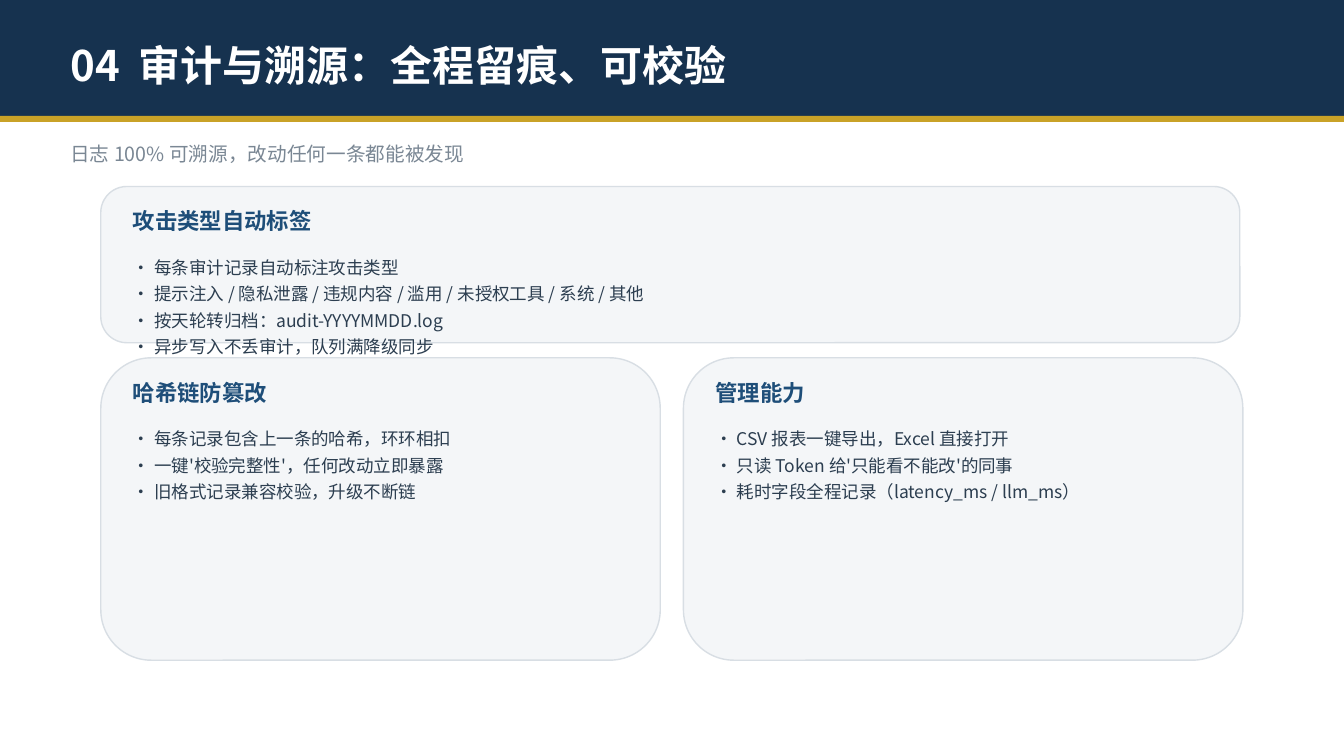
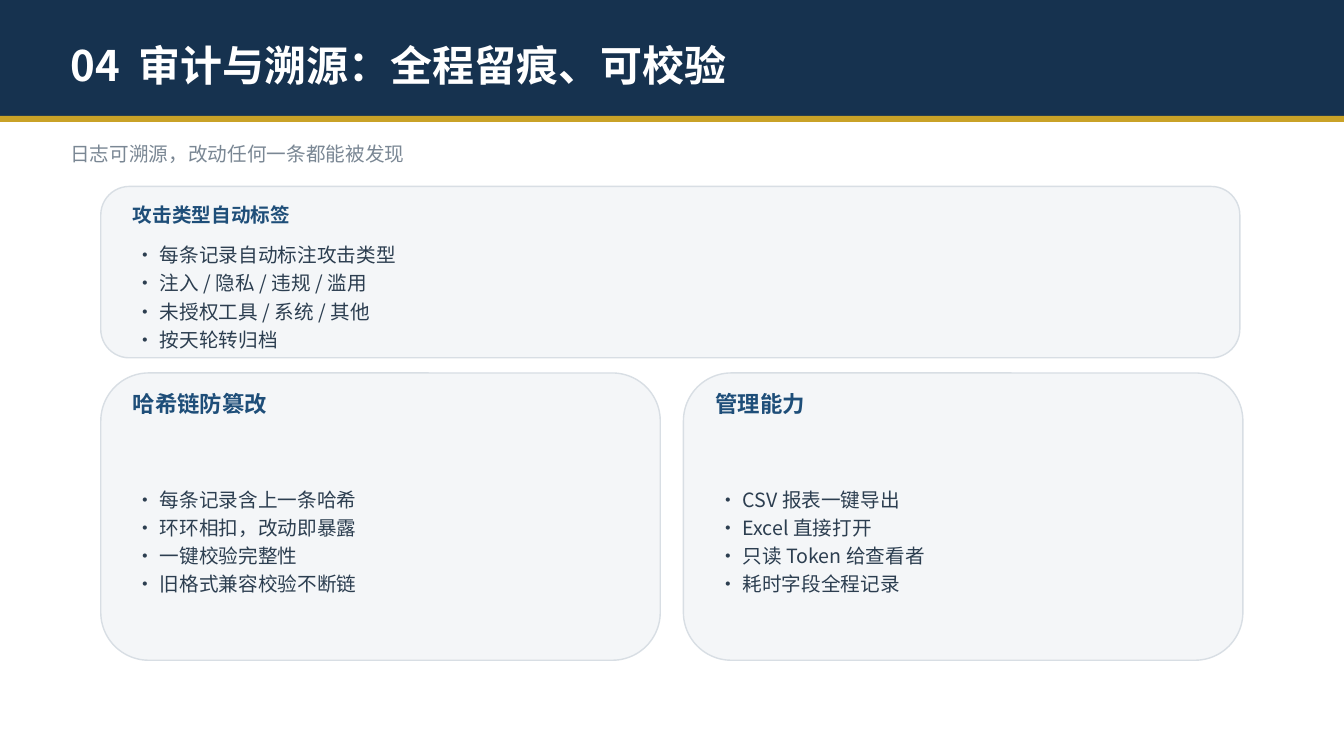
Before and after one commit to zhengyucheng-ktt/security-guard-agent, a slide deck: slide 12 of 安全交互守护智能体-演示.pptx. Drawn at 1344x756 pixels with LibreOffice and Linux fonts; fonts in the diff are those of the drawing. Boxes give left, top, right and bottom in pixels: in the first picture for what was removed or moved away, otherwise in the second. Text is boxed around its words. In the diff, an @@ line names an element or a change of style, - is before the commit and + after.

Commit message:
攻击拦截率提升至90%: hex解码/反写候选/拼音谐音触发词/住址语义触发; 修复decodeHexText前缀剥离bug; 更新PPT/PDF数据

```diff
--- a/安全交互守护智能体-演示.pptx
+++ b/安全交互守护智能体-演示.pptx
@@ text at [70,144,404,163]: text changed @@
-日志 100% 可溯源，改动任何一条都能被发现
+日志可溯源，改动任何一条都能被发现
@@ rounded rectangle: place and size @@
-rounded rectangle at [101,187,1240,343]
+rounded rectangle at [101,187,1240,358]
@@ text "攻击类型自动标签" at [133,205,290,224]: size 16 to 14 pt @@
@@ vertical alignment top to middle in 3 elements at [743,490,925,593], [160,490,356,593], [160,245,396,349] @@
@@ text at [160,245,396,349]: text changed; size 12.5 to 14 pt @@
-• 每条审计记录自动标注攻击类型
-• 提示注入 / 隐私泄露 / 违规内容 / 滥用 / 未授权工具 / 系统 / 其他
-• 按天轮转归档：audit-YYYYMMDD.log
-• 异步写入不丢审计，队列满降级同步
+• 每条记录自动标注攻击类型
+• 注入 / 隐私 / 违规 / 滥用
+• 未授权工具 / 系统 / 其他
+• 按天轮转归档
@@ rounded rectangle: place and size @@
-rounded rectangle at [101,358,660,660]
+rounded rectangle at [101,373,660,660]
@@ text "哈希链防篡改": place and size @@
-text "哈希链防篡改" at [133,382,267,403]
+text "哈希链防篡改" at [133,393,267,414]
@@ rounded rectangle: place and size @@
-rounded rectangle at [684,358,1243,660]
+rounded rectangle at [684,373,1243,660]
@@ text "管理能力": place and size @@
-text "管理能力" at [716,382,805,403]
+text "管理能力" at [716,393,805,414]
@@ text at [160,490,356,593]: text changed; size 12.5 to 14 pt @@
-• 每条记录包含上一条的哈希，环环相扣
-• 一键'校验完整性'，任何改动立即暴露
-• 旧格式记录兼容校验，升级不断链
+• 每条记录含上一条哈希
+• 环环相扣，改动即暴露
+• 一键校验完整性
+• 旧格式兼容校验不断链
@@ text at [743,490,925,593]: text changed; size 12.5 to 14 pt @@
-• CSV 报表一键导出，Excel 直接打开
-• 只读 Token 给'只能看不能改'的同事
-• 耗时字段全程记录（latency_ms / llm_ms）
+• CSV 报表一键导出
+• Excel 直接打开
+• 只读 Token 给查看者
+• 耗时字段全程记录
```
Also in this commit, not shown: 14 other slides changed, 7 other files.
